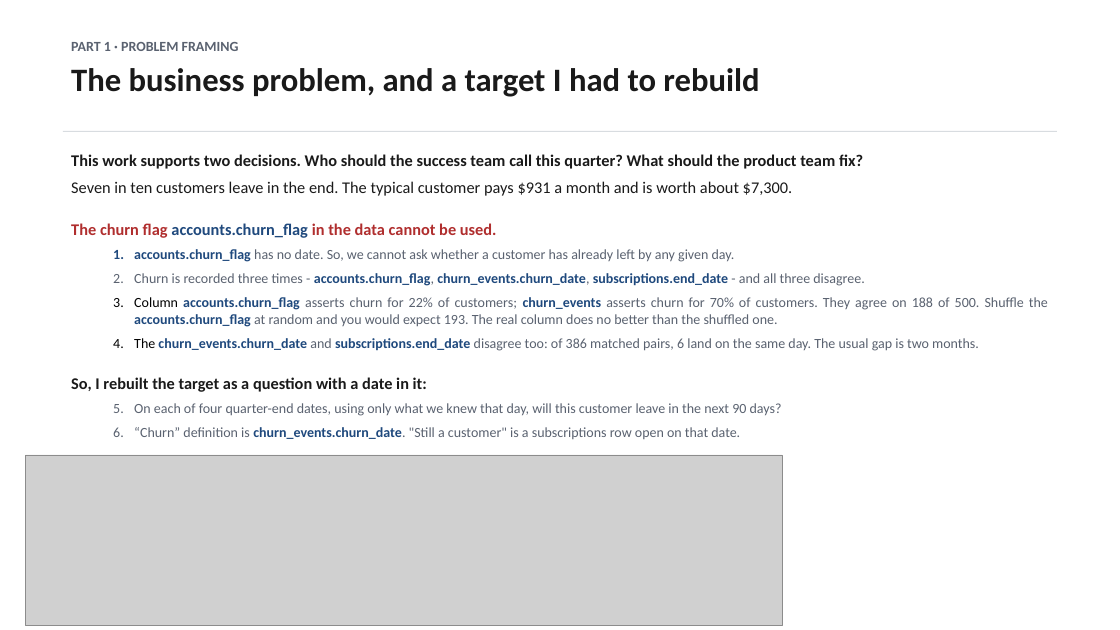
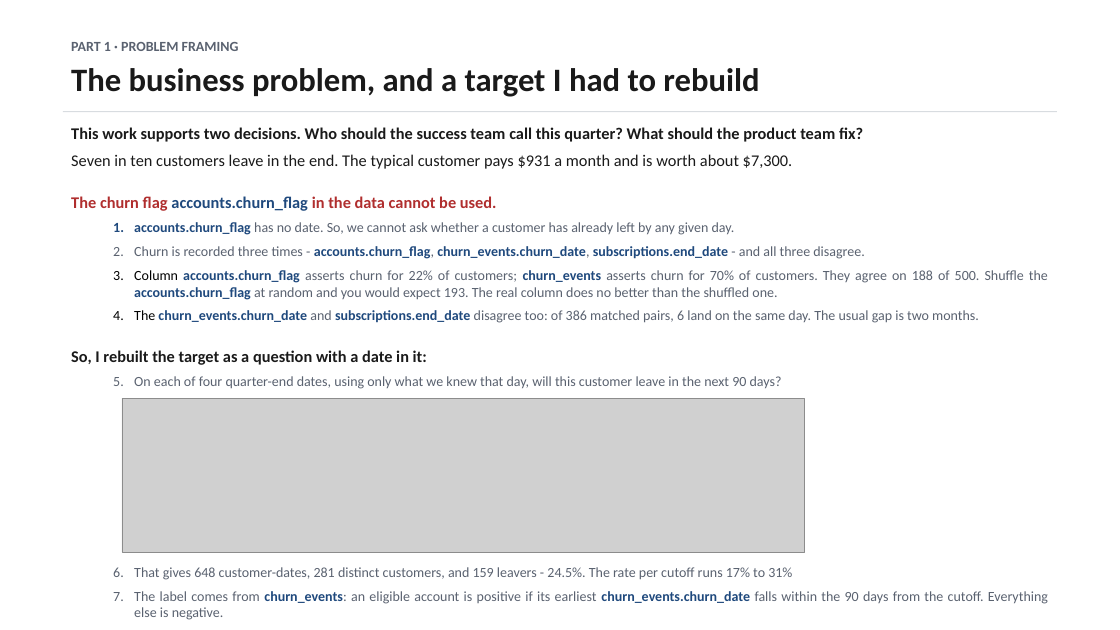
Before and after one commit to dmitriyratu/avepoint-churn-case-study, a slide deck: slide 2 of outputs/decks/AvePoint_Case_Study.pptx. Drawn at 1120x630 pixels with LibreOffice and Linux fonts; fonts in the diff are those of the drawing; grey boxes stand for pictures. Boxes give left, top, right and bottom in pixels: in the first picture for what was removed or moved away, otherwise in the second. Text is boxed around its words. In the diff, an @@ line names an element or a change of style, - is before the commit and + after.

```diff
--- a/outputs/decks/AvePoint_Case_Study.pptx
+++ b/outputs/decks/AvePoint_Case_Study.pptx
@@ text "This work supports two decisions. ..." moved from (x1=71, y1=154, x2=1048, y2=439) to (x1=71, y1=127, x2=1048, y2=620) @@
@@ rectangle moved from (x1=63, y1=131, x2=1057, y2=132) to (x1=63, y1=111, x2=1057, y2=112) @@
@@ picture resized from (x1=26, y1=455, x2=782, y2=626) to (x1=122, y1=398, x2=804, y2=552) @@
@@ text at (x1=134, y1=567, x2=1048, y2=620): text changed @@
-  2. “Churn” definition is churn_events.churn_date. "Still a customer" is a subscriptions row open on that date.
+  2. That gives 648 customer-dates, 281 distinct customers, and 159 leavers - 24.5%. The rate per cutoff runs 17% to 31%
+  3. The label comes from churn_events: an eligible account is positive if its earliest churn_events.churn_date falls within the 90 days from the cutoff. Everything else is negative.
```
Also in this commit, not shown: 1 other slide changed, 2 other files.
